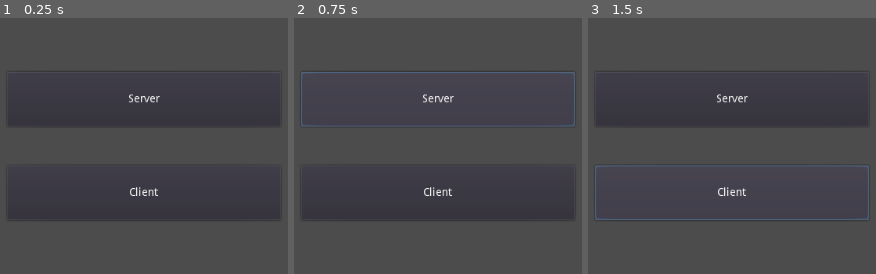
Above: before the commit, frames 1-3 (left to right).
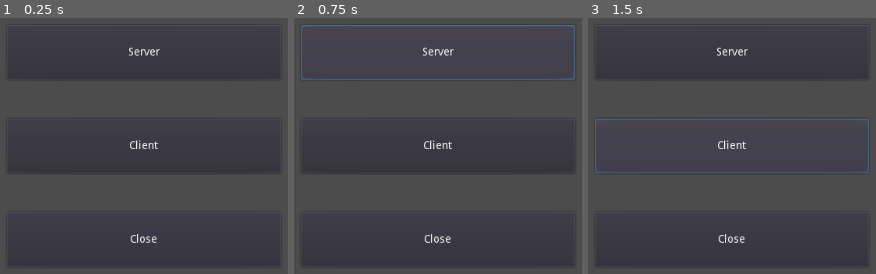
Above: after the commit, the same moments.

Repository: ricardoalcantara/godot_network_sample
Game: Godot game, scene res://Main.tscn
Same seed, same stepped clock (60 frames per second), same inputs: the game is played once before the commit and once after it.
Inputs:
- Up to frame 1 (0.25 s): no input
- Up to frame 2 (0.75 s): click "Server" at 0.5 s
- Up to frame 3 (1.5 s): click "Client" at 1.25 s

The runs differ from the first frame. In frame 1, 1.2% of the frame differs, in the area x 2-98%, y 11-97%; in frame 2, 2.9%, in the area x 2-98%, y 2-97%; in frame 3, 2.8%.

Commit message:
Upgrade to master version

Diff:
--- a/Main.gd
+++ b/Main.gd
@@ -25,3 +25,7 @@
 	print("Trying to create a client");
 	Network.create_client();
 	pass # replace with function body
+
+
+func _on_Close_pressed():
+	Network.close();
--- a/Main.tscn
+++ b/Main.tscn
@@ -2,20 +2,17 @@
 
 [ext_resource path="res://Main.gd" type="Script" id=1]
 
-[node name="Main" type="Node2D" index="0"]
-
+[node name="Main" type="Node2D"]
 script = ExtResource( 1 )
 
-[node name="CanvasLayer" type="CanvasLayer" parent="." index="0"]
-
+[node name="CanvasLayer" type="CanvasLayer" parent="."]
 layer = 1
 offset = Vector2( 0, 0 )
 rotation = 0.0
 scale = Vector2( 1, 1 )
 transform = Transform2D( 1, 0, 0, 1, 0, 0 )
 
-[node name="Control" type="Control" parent="CanvasLayer" index="0"]
-
+[node name="Control" type="Control" parent="CanvasLayer"]
 anchor_left = 0.0
 anchor_top = 0.0
 anchor_right = 1.0
@@ -27,8 +24,7 @@
 size_flags_horizontal = 1
 size_flags_vertical = 1
 
-[node name="CenterContainer" type="CenterContainer" parent="CanvasLayer/Control" index="0"]
-
+[node name="CenterContainer" type="CenterContainer" parent="CanvasLayer/Control"]
 anchor_left = 0.0
 anchor_top = 0.0
 anchor_right = 1.0
@@ -41,16 +37,15 @@
 size_flags_vertical = 1
 use_top_left = false
 
-[node name="VBoxContainer" type="VBoxContainer" parent="CanvasLayer/Control/CenterContainer" index="0"]
-
+[node name="VBoxContainer" type="VBoxContainer" parent="CanvasLayer/Control/CenterContainer"]
 anchor_left = 0.0
 anchor_top = 0.0
 anchor_right = 0.0
 anchor_bottom = 0.0
 margin_left = 337.0
-margin_top = 205.0
+margin_top = 145.0
 margin_right = 687.0
-margin_bottom = 395.0
+margin_bottom = 455.0
 rect_pivot_offset = Vector2( 0, 0 )
 rect_clip_content = false
 mouse_filter = 1
@@ -61,8 +56,7 @@
 alignment = 0
 _sections_unfolded = [ "custom_constants" ]
 
-[node name="ButtonServer" type="Button" parent="CanvasLayer/Control/CenterContainer/VBoxContainer" index="0"]
-
+[node name="ButtonServer" type="Button" parent="CanvasLayer/Control/CenterContainer/VBoxContainer"]
 editor/display_folded = true
 anchor_left = 0.0
 anchor_top = 0.0
@@ -86,8 +80,7 @@
 align = 1
 _sections_unfolded = [ "Rect" ]
 
-[node name="Label" type="Label" parent="CanvasLayer/Control/CenterContainer/VBoxContainer/ButtonServer" index="0"]
-
+[node name="Label" type="Label" parent="CanvasLayer/Control/CenterContainer/VBoxContainer/ButtonServer"]
 anchor_left = 0.0
 anchor_top = 0.5
 anchor_right = 1.0
@@ -107,8 +100,8 @@
 max_lines_visible = -1
 _sections_unfolded = [ "custom_fonts" ]
 
-[node name="ButtonClient" type="Button" parent="CanvasLayer/Control/CenterContainer/VBoxContainer" index="1"]
-
+[node name="ButtonClient" type="Button" parent="CanvasLayer/Control/CenterContainer/VBoxContainer"]
+editor/display_folded = true
 anchor_left = 0.0
 anchor_top = 0.0
 anchor_right = 0.0
@@ -132,8 +125,7 @@
 align = 1
 _sections_unfolded = [ "Rect" ]
 
-[node name="Label" type="Label" parent="CanvasLayer/Control/CenterContainer/VBoxContainer/ButtonClient" index="0"]
-
+[node name="Label" type="Label" parent="CanvasLayer/Control/CenterContainer/VBoxContainer/ButtonClient"]
 anchor_left = 0.0
 anchor_top = 0.5
 anchor_right = 1.0
@@ -153,6 +145,50 @@
 max_lines_visible = -1
 _sections_unfolded = [ "custom_fonts" ]
 
+[node name="Close" type="Button" parent="CanvasLayer/Control/CenterContainer/VBoxContainer"]
+anchor_left = 0.0
+anchor_top = 0.0
+anchor_right = 0.0
+anchor_bottom = 0.0
+margin_top = 240.0
+margin_right = 350.0
+margin_bottom = 310.0
+rect_min_size = Vector2( 350, 70 )
+rect_pivot_offset = Vector2( 0, 0 )
+rect_clip_content = false
+focus_mode = 2
+mouse_filter = 0
+mouse_default_cursor_shape = 0
+size_flags_horizontal = 1
+size_flags_vertical = 1
+toggle_mode = false
+enabled_focus_mode = 2
+shortcut = null
+group = null
+flat = false
+align = 1
+_sections_unfolded = [ "Rect" ]
+
+[node name="Label" type="Label" parent="CanvasLayer/Control/CenterContainer/VBoxContainer/Close"]
+anchor_left = 0.0
+anchor_top = 0.5
+anchor_right = 1.0
+anchor_bottom = 0.5
+margin_top = -7.0
+margin_bottom = 7.0
+rect_pivot_offset = Vector2( 0, 0 )
+rect_clip_content = false
+mouse_filter = 2
+mouse_default_cursor_shape = 0
+size_flags_horizontal = 1
+size_flags_vertical = 4
+text = "Close"
+align = 1
+percent_visible = 1.0
+lines_skipped = 0
+max_lines_visible = -1
+_sections_unfolded = [ "custom_fonts" ]
+
 [connection signal="pressed" from="CanvasLayer/Control/CenterContainer/VBoxContainer/ButtonServer" to="." method="_on_ButtonServer_pressed"]
-
 [connection signal="pressed" from="CanvasLayer/Control/CenterContainer/VBoxContainer/ButtonClient" to="." method="_on_ButtonClient_pressed"]
+[connection signal="pressed" from="CanvasLayer/Control/CenterContainer/VBoxContainer/Close" to="." method="_on_Close_pressed"]
--- a/Network.gd
+++ b/Network.gd
@@ -7,6 +7,7 @@
 const MAX_PLAYERS = 2;
 const SERVER_IP = "127.0.0.1";
 
+var peer: NetworkedMultiplayerENet
 
 func _ready():
 	get_tree().connect("network_peer_connected", self, "_player_connected")
@@ -21,32 +22,36 @@
 var my_info = { name = "Johnson Magenta", favorite_color = Color8(255, 0, 255) }
 
 func create_server():
-	var peer = NetworkedMultiplayerENet.new()
+	peer = NetworkedMultiplayerENet.new()
 	peer.create_server(SERVER_PORT, MAX_PLAYERS)
-	get_tree().set_network_peer(peer)
+	multiplayer.set_network_peer(peer)
 
 func create_client():
-	var peer = NetworkedMultiplayerENet.new()
+	peer = NetworkedMultiplayerENet.new()
 	peer.create_client(SERVER_IP, SERVER_PORT)
-	get_tree().set_network_peer(peer)
+	multiplayer.set_network_peer(peer)
 
 func _player_connected(id):
-	print("Server player connected: " + str(id));
+	print("Server player connected: " + str(id))
 
 func _player_disconnected(id):
-    player_info.erase(id) # Erase player from info
+	print("Server player disconnected: " + str(id))
+	player_info.erase(id) # Erase player from info
 
 func _connected_ok():
 	print("Client connected to server: ");
 	print("Client notifying my existence: ");
 	# Only called on clients, not server. Send my ID and info to all the other peers
-	rpc("register_player", get_tree().get_network_unique_id(), my_info);
+	rpc("register_player", multiplayer.get_network_unique_id(), my_info);
 
 func _server_disconnected():
 	pass # Server kicked us, show error and abort
 
 func _connected_fail():
 	pass # Could not even connect to server, abort
+
+func close():
+	peer.close_connection(0)
 
 remote func register_player(id, info):
 	print("Server received player info: " + str(id));
@@ -57,7 +62,7 @@
 	print("Server broadcasting new player: " + str(id));
 
 	# If I'm the server, let the new guy know about existing players
-	if get_tree().is_network_server():
+	if multiplayer.is_network_server():
 	    # Send my info to new player
 	    rpc_id(id, "register_player", 1, my_info)
 	    # Send the info of existing players
--- a/default_env.tres
+++ b/default_env.tres
@@ -65,6 +65,7 @@
 ssao_intensity2 = 1.0
 ssao_bias = 0.01
 ssao_light_affect = 0.0
+ssao_ao_channel_affect = 0.0
 ssao_color = Color( 0, 0, 0, 1 )
 ssao_quality = 0
 ssao_blur = 3
--- a/project.godot
+++ b/project.godot
@@ -6,7 +6,12 @@
 ;   [section] ; section goes between []
 ;   param=value ; assign values to parameters
 
-config_version=3
+config_version=4
+
+_global_script_classes=[  ]
+_global_script_class_icons={
+
+}
 
 [application]
 
Not shown, changed: icon.png.import
